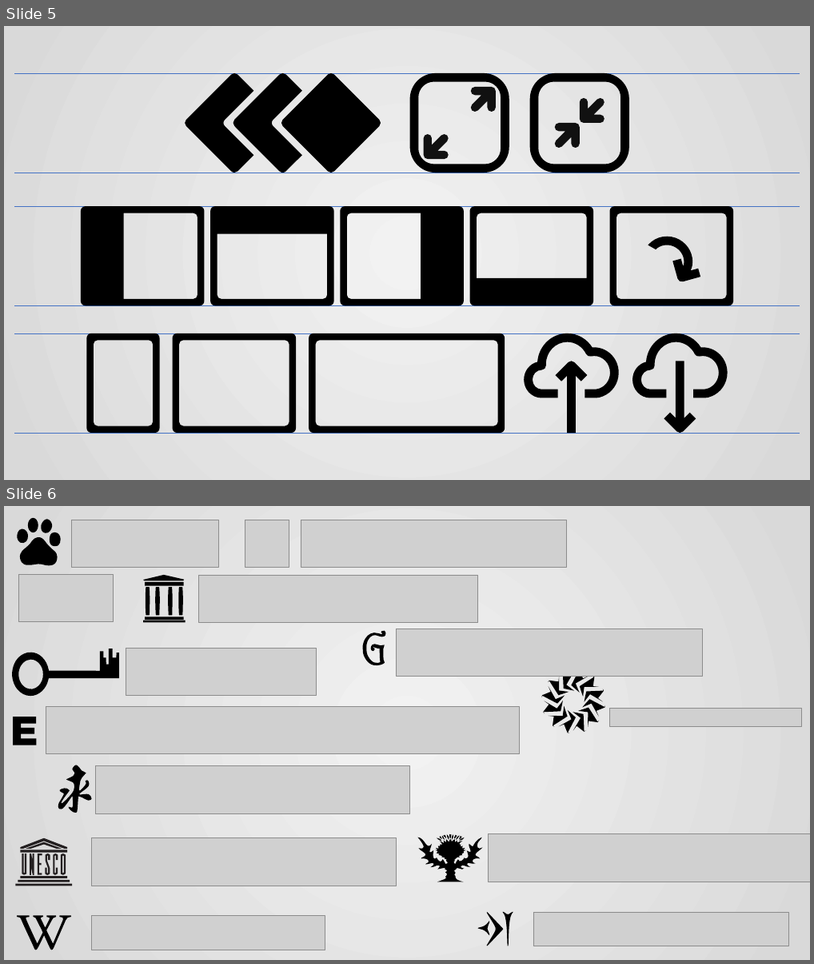
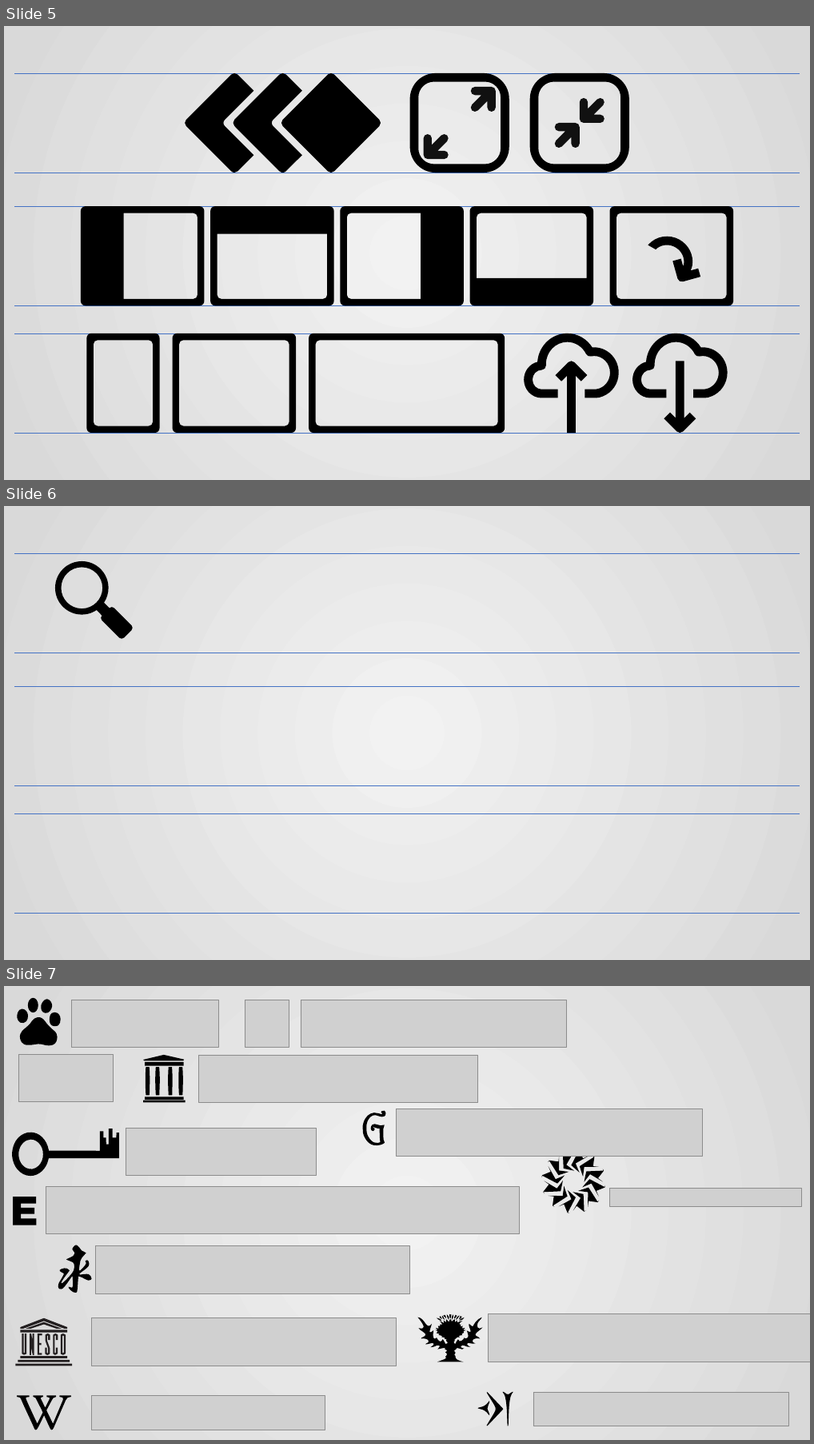
Before and after one commit to histopen/assets, a slide deck: Icons_UI/Icons_UI.pptx. Shown one above the other, each under a label of ours: slides 5 and 6 before the commit, slides 5, 6 and 7 after it. The pictures are 814x964 and 814x1444 pixels, drawn with LibreOffice and Linux fonts; fonts in the diff are those of the drawing; grey boxes stand for pictures. Boxes give left, top, right and bottom in pixels: in the first picture for what was removed or moved away, otherwise in the second. Text is boxed around its words. In the diff, an @@ line names an element or a change of style, - is before the commit and + after.

```diff
--- a/Icons_UI/Icons_UI.pptx
+++ b/Icons_UI/Icons_UI.pptx
@@ slide 6 added at bbox=[4, 506, 810, 960], background gradient #F2F2F2 to #D9D9D9 @@
@@ line added from (14, 553) to (800, 553), #4472C4 0.5 pt @@
@@ freeform shape added at bbox=[55, 561, 133, 639], fill #000000 @@
@@ line added from (14, 652) to (800, 652), #4472C4 0.5 pt @@
@@ line added from (14, 686) to (800, 686), #4472C4 0.5 pt @@
@@ line added from (14, 785) to (800, 785), #4472C4 0.5 pt @@
@@ line added from (15, 813) to (800, 813), #4472C4 0.5 pt @@
@@ line added from (15, 912) to (800, 912), #4472C4 0.5 pt @@
@@ what was slide 6 is now slide 7 @@
```
Also in this commit, not shown: 4 other files.
